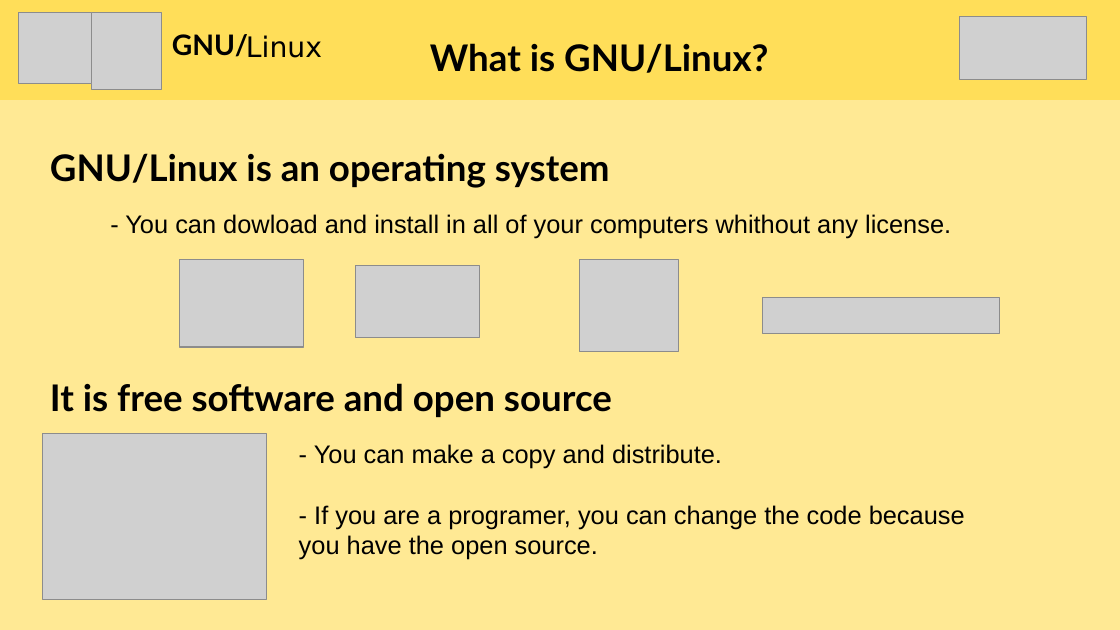
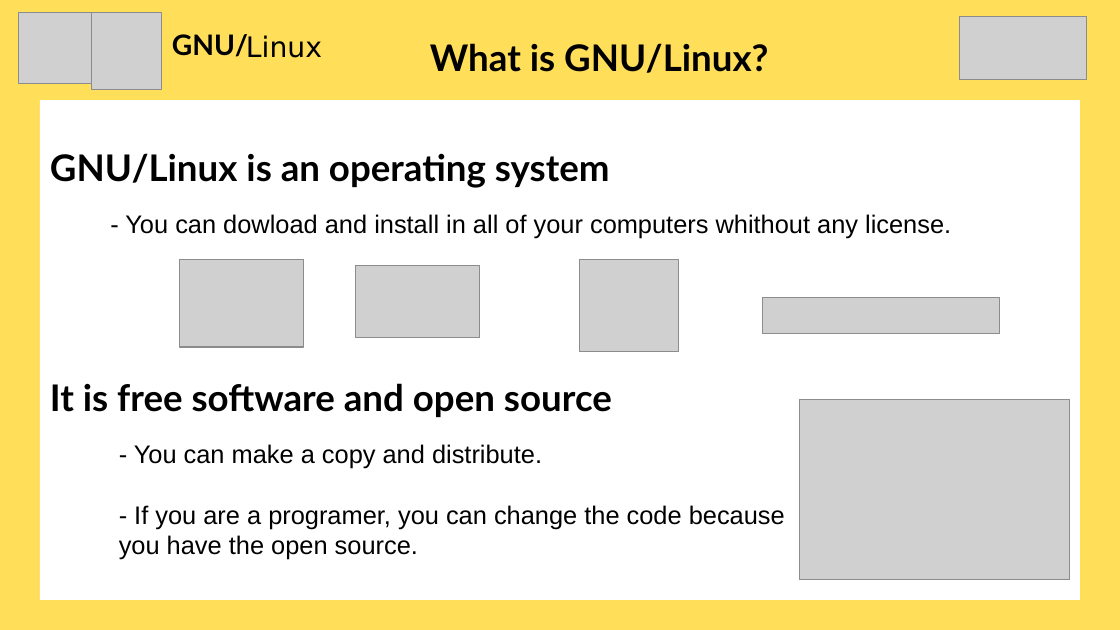
Before and after one commit to marioastur/pildora_linux, a slide deck: slide 2 of presentacion_linux.odp. Drawn at 1120x630 pixels with LibreOffice and Linux fonts; fonts in the diff are those of the drawing; grey boxes stand for pictures. Boxes give left, top, right and bottom in pixels: in the first picture for what was removed or moved away, otherwise in the second. Text is boxed around its words. In the diff, an @@ line names an element or a change of style, - is before the commit and + after.

```diff
--- a/presentacion_linux.odp
+++ b/presentacion_linux.odp
@@ background #FFE994 to #FFDE59 @@
@@ rectangle added at box(40, 100, 1080, 600), fill #FFFFFF @@
@@ picture: place and size @@
-picture at box(43, 433, 266, 600)
+picture at box(800, 400, 1070, 580)
@@ text "- You can make a ...": place and size @@
-text "- You can make a ..." at box(299, 444, 965, 560)
+text "- You can make a ..." at box(119, 444, 785, 560)
```
Also in this commit, not shown: 5 other slides changed, 1 slide added, 1 slide removed, 2 other files.
